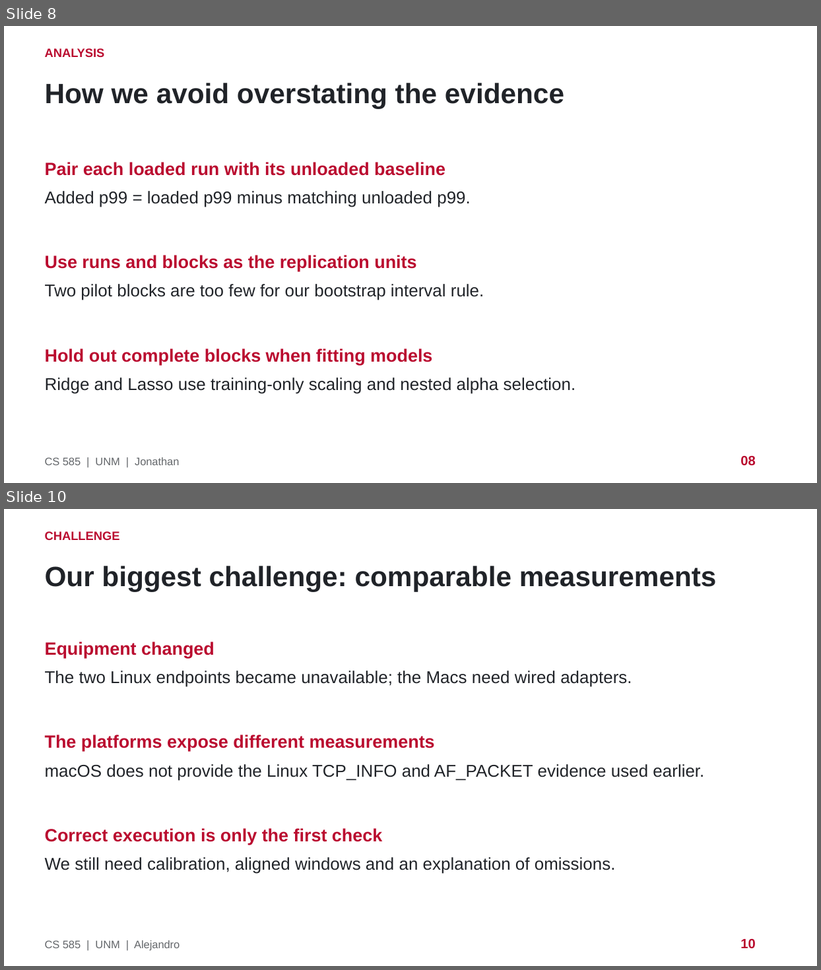
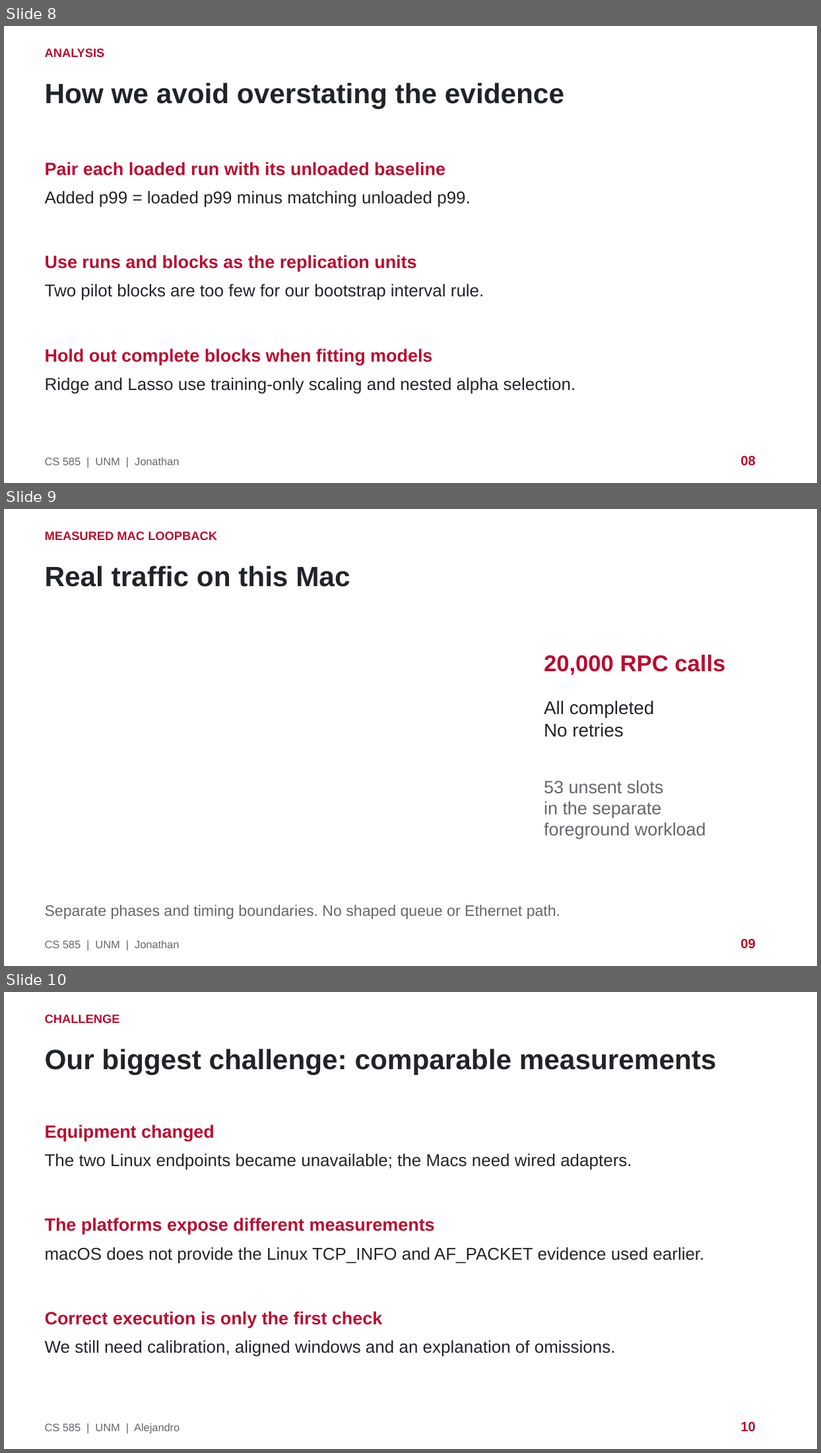
Before and after one commit to srgangaram-swe/networks_project, a slide deck: deliverables/project-presentation-reviewed.pptx. Shown one above the other, each under a label of ours: slides 8 and 10 before the commit, slides 8, 9 and 10 after it; the slides between them are not shown. The pictures are 821x970 and 821x1453 pixels, drawn with LibreOffice and Linux fonts; fonts in the diff are those of the drawing. Boxes give left, top, right and bottom in pixels: in the first picture for what was removed or moved away, otherwise in the second. Text is boxed around its words. In the diff, an @@ line names an element or a change of style, - is before the commit and + after.

Commit message:
Publish loopback evidence and update the report and slides

```diff
--- a/deliverables/project-presentation-reviewed.pptx
+++ b/deliverables/project-presentation-reviewed.pptx
@@ slide 9 added at box(4, 509, 817, 966), background #FFFFFF @@
@@ text added at box(45, 531, 217, 540), 14.2 pt, text #BA0C2F, bold @@
+MEASURED MAC LOOPBACK
@@ text added at box(45, 566, 350, 587), 33 pt, text #202328, bold @@
+Real traffic on this Mac
@@ text added at box(544, 655, 725, 675), 27 pt, text #BA0C2F, bold @@
+20,000 RPC calls
@@ text added at box(544, 700, 655, 737), 21.8 pt, text #202328 @@
+All completed
+No retries
@@ text added at box(544, 780, 706, 839), 21 pt, text #63666A @@
+53 unsent slots
+in the separate
+foreground workload
@@ text added at box(45, 905, 560, 920), 18 pt, text #63666A @@
+Separate phases and timing boundaries. No shaped queue or Ethernet path.
@@ text added at box(45, 941, 179, 949), 12.8 pt, text #63666A @@
+CS 585 | UNM | Jonathan
@@ text added at box(741, 939, 755, 949), 15.8 pt, text #BA0C2F, bold @@
+09
```
Also in this commit, not shown: 3 slides changed, 1 slide removed, 34 other files.
